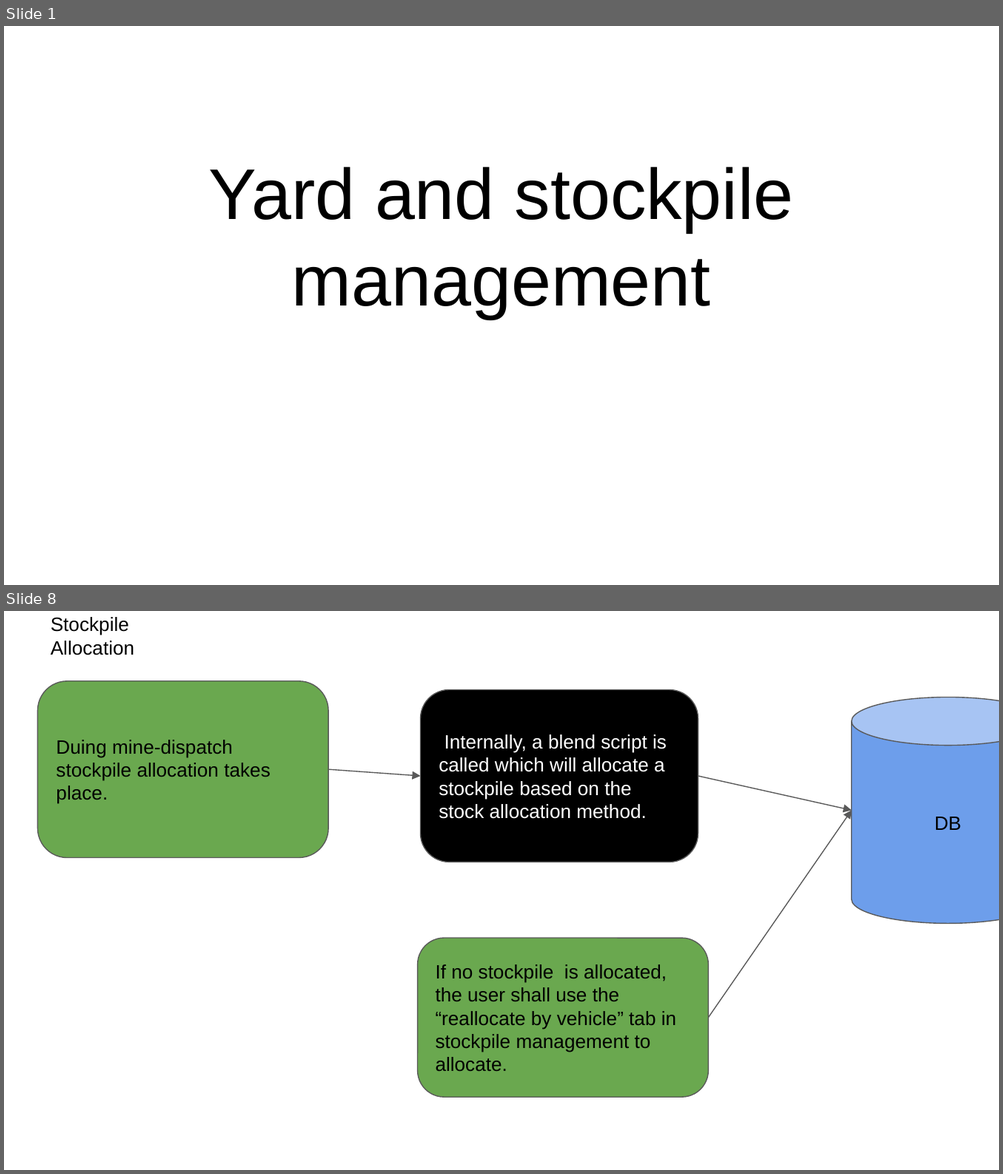
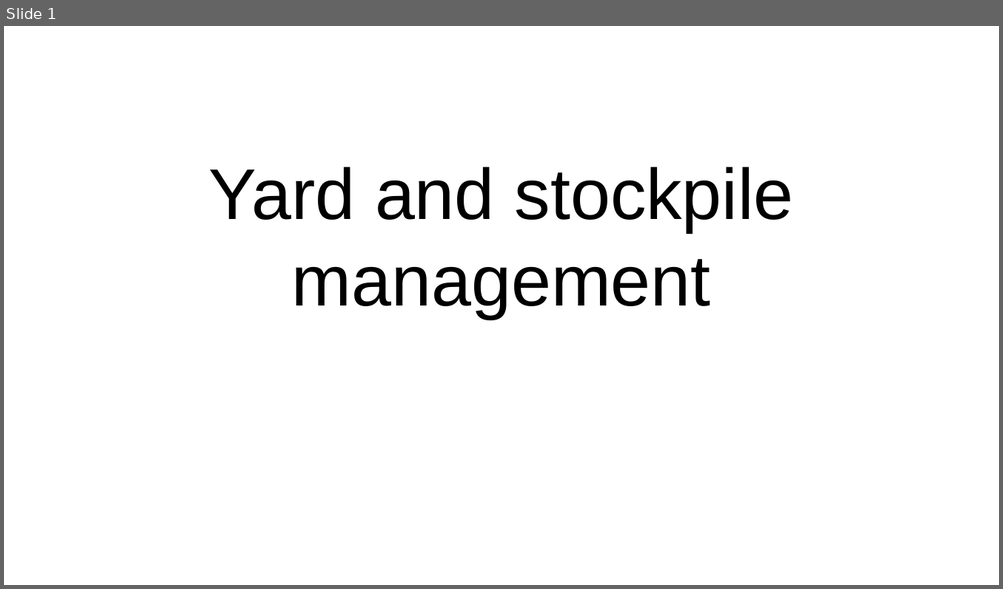
Before and after one commit to elogic-cscts/cscts_srs, a slide deck: Yard_and_Stockpile_SRS/yard-stockpile-flow.pptx. Shown one above the other, each under a label of ours: slides 1 and 8 before the commit, slide 1 after it; the slides between them are not shown. The pictures are 1003x1174 and 1003x589 pixels, drawn with LibreOffice and Linux fonts; fonts in the diff are those of the drawing. Boxes give left, top, right and bottom in pixels: in the first picture for what was removed or moved away, otherwise in the second. Text is boxed around its words. In the diff, an @@ line names an element or a change of style, - is before the commit and + after.

Commit message:
yard, stockpile and WB flow ppt

```diff
--- a/Yard_and_Stockpile_SRS/yard-stockpile-flow.pptx
+++ b/Yard_and_Stockpile_SRS/yard-stockpile-flow.pptx
@@ slide 8 removed at [4,611,999,1170], background #FFFFFF @@
@@ text removed at [51,617,134,655] @@
-Stockpile Allocation
@@ rounded rectangle removed at [38,681,328,857] @@
-Duing mine-dispatch stockpile allocation takes place.
@@ rounded rectangle removed at [421,689,698,862] @@
-Internally, a blend script is called which will allocate a stockpile based on the stock allocation method.
@@ cylinder removed at [851,698,999,924] @@
-DB
@@ arrow removed from (328, 769) to (421, 776) @@
@@ arrow removed from (698, 776) to (851, 810) @@
@@ arrow removed from (708, 1018) to (851, 810) @@
@@ rounded rectangle removed at [418,938,708,1097] @@
-If no stockpile is allocated, the user shall use the “reallocate by vehicle” tab in stockpile management to allocate.
```
Also in this commit, not shown: 5 slides added, 6 other slides removed, 1 other file.
